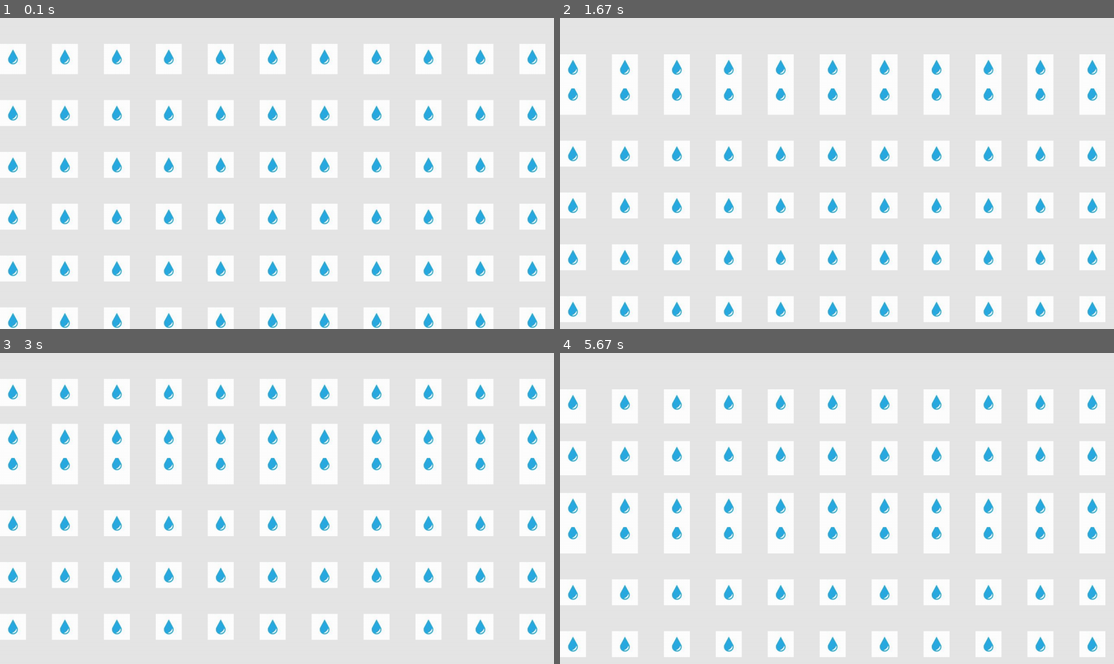
Above: before the commit, frames 1-4 (two rows, left to right).
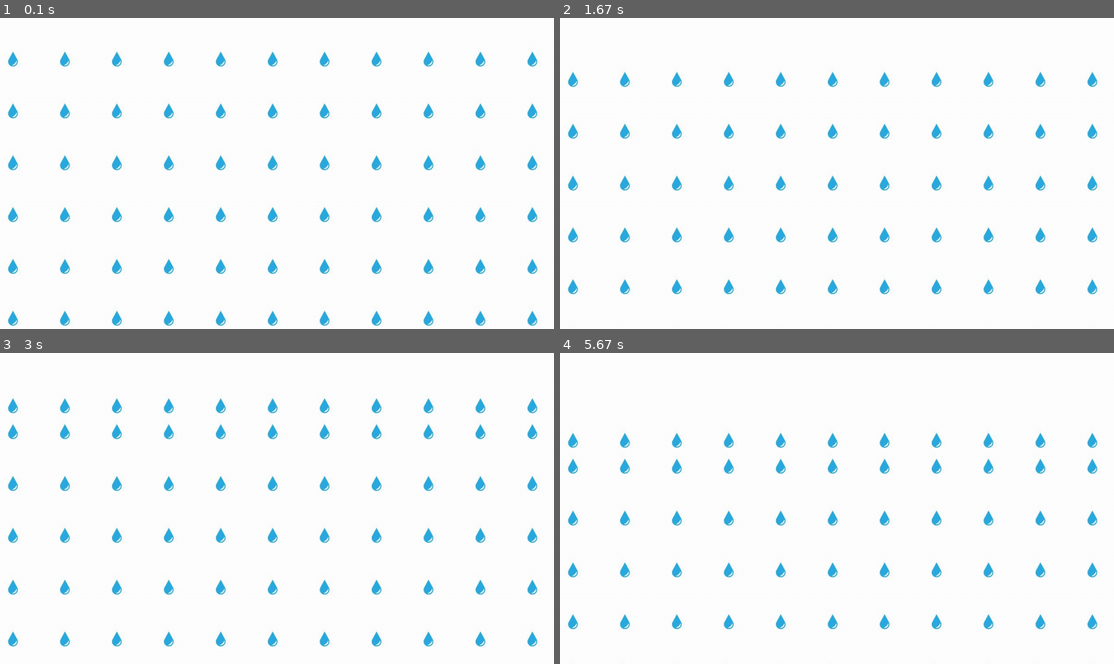
Above: after the commit, the same moments.

Repository: hsito/pygame
Game: pygame game, started from raindrops.py
Same seed, same stepped clock (60 frames per second), same inputs: the game is played once before the commit and once after it.
Inputs:
- Up to frame 1 (0.1 s): no input
- Up to frame 2 (1.67 s): tap Enter at 0.33 s
- Up to frame 3 (3 s): no input
- Up to frame 4 (5.67 s): no input

The runs differ from the first frame. In frame 1, 32% of the frame differs, in the area x 0-100%, y 0-100%; in frame 2, 34%; in frame 3, 34%; in frame 4, 33%.

Commit message:
Add files via upload

Diff:
--- a/raindrop.py
+++ b/raindrop.py
@@ -20,7 +20,7 @@
 
     def update(self):
         """Make it rain!!!"""
-        self.y += 1
+        self.y += .5
         self.rect.y = self.y
 
     def _check_edges(self):
@@ -29,6 +29,10 @@
         if self.rect.top > self.screen.get_rect().bottom:
 
             print('rain out')
-            return True
+            self.reset_drop()
         else:
             return False
+
+    def reset_drop(self):
+        self.rect.y = self.rect.height
+        self.y = float(self.rect.y)
--- a/raindrops.py
+++ b/raindrops.py
@@ -1,5 +1,6 @@
+import pygame
 import sys
-import pygame
+
 from raindrop import Rain
 
 
@@ -12,17 +13,14 @@
 
         # rain
         self.rain_drops = pygame.sprite.Group()
-
         self._create_raindrops()
         # self._check_raindrops_edges()
 
     def let_it_rain(self):
-
+        #this is the loop that runs the game
         while True:
-
             self._check_events()
-            self.rain_drops.update()
-            self._check_raindrops_edges()
+            self._update_raindrops()
 
             self._update_screen()
 
@@ -30,10 +28,17 @@
         for event in pygame.event.get():
             if event.type == pygame.QUIT:
                 sys.exit()
+            elif event.type == pygame.KEYDOWN:
+                self._check_keydown_events(event)
+    def _check_keydown_events(self, event):
+        """Respond to keypresses"""
+        if event.key == pygame.K_q:
+            sys.exit()
 
     def _update_screen(self):
-        self.screen.fill((230, 230, 230))
+        self.screen.fill((255, 255, 255))
         self.rain_drops.draw(self.screen)
+
         pygame.display.flip()
 
     def _create_raindrops(self):
@@ -58,19 +63,24 @@
 
         rain = Rain(self)
         rain_width, rain_height = rain.rect.size
-        rain.x = rain_width*2  * rain_number
+        rain.x = rain_width * 2 * rain_number
         rain.y = rain_height + 2 * rain_height * row_number
         rain.rect.x = rain.x
         rain.rect.y = rain.y
         self.rain_drops.add(rain)
 
-    def _check_raindrops_edges(self):
+    def _update_raindrops(self):
         """respond if raindrop falls below screen"""
+        self.rain_drops.update()
+
+        need_new_rain = False
         for rain in self.rain_drops.copy():
             if rain._check_edges():
-                self.rain_drops.remove(rain)
-                self._create_single_row()
+                print('hi')
+                need_new_rain = True
                 break;
+        if need_new_rain == True:
+            self.rain.reset_drop()
 
     def _create_single_row(self):
 
